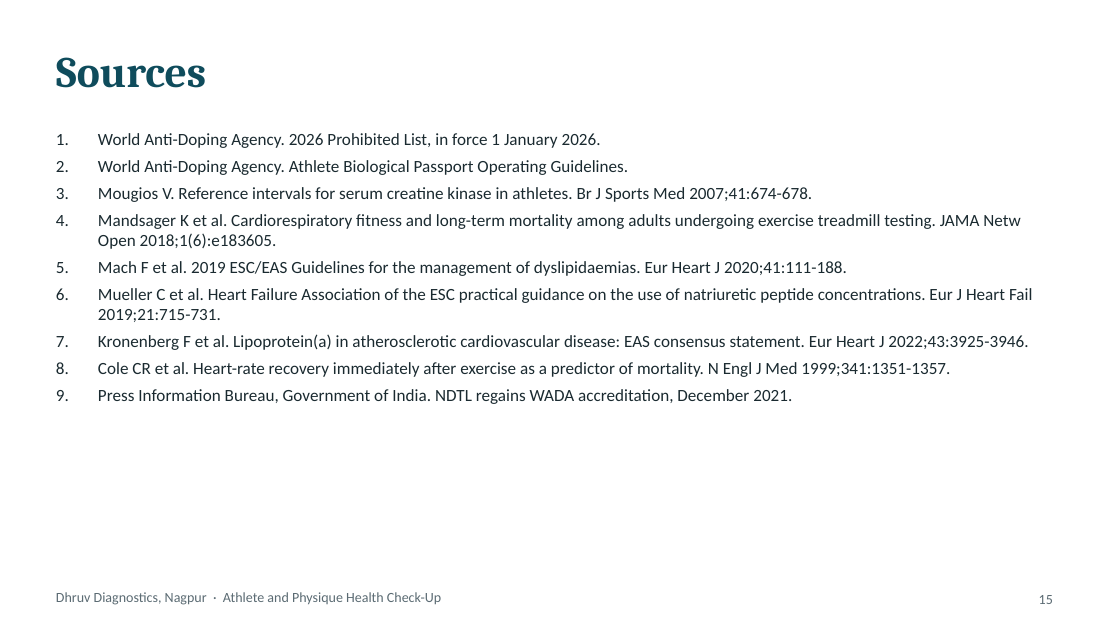
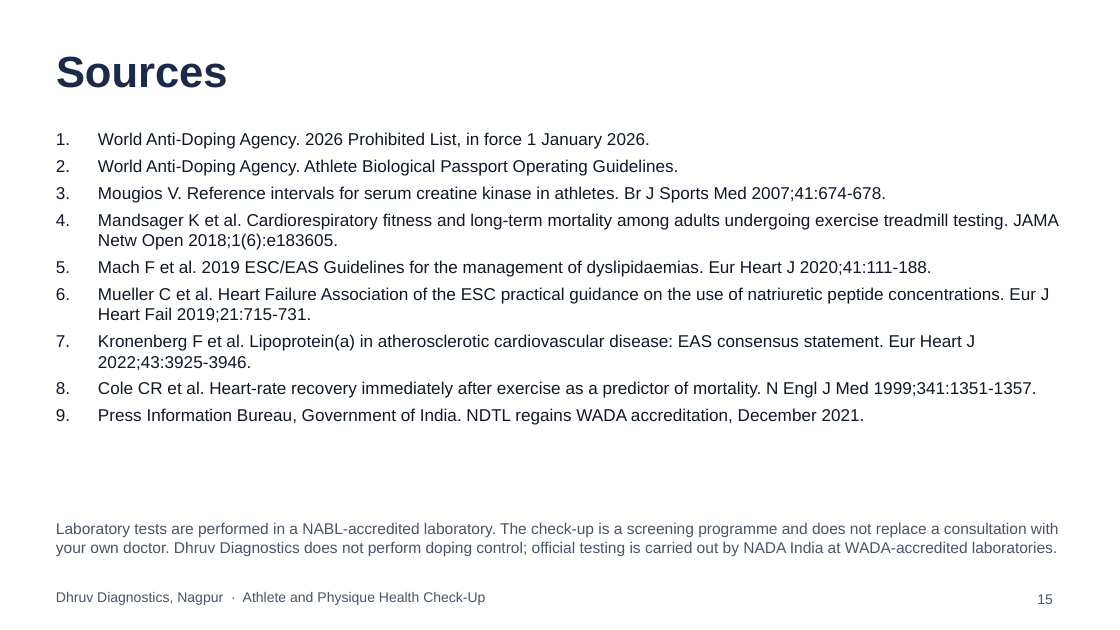
Before and after one commit to Ani6/BlisteringBlockchain, a slide deck: slide 15 of dhruv-athlete-healthcheck/Dhruv_Athlete_Physique_HealthCheck_Deck.pptx. Drawn at 1120x630 pixels with LibreOffice and Linux fonts; fonts in the diff are those of the drawing. Boxes give left, top, right and bottom in pixels: in the first picture for what was removed or moved away, otherwise in the second. Text is boxed around its words. In the diff, an @@ line names an element or a change of style, - is before the commit and + after.

```diff
--- a/dhruv-athlete-healthcheck/Dhruv_Athlete_Physique_HealthCheck_Deck.pptx
+++ b/dhruv-athlete-healthcheck/Dhruv_Athlete_Physique_HealthCheck_Deck.pptx
@@ title "Sources" at box(56, 56, 228, 88): font Cambria to Arial, text colour #0F4C5C to #1B2A4A @@
@@ text "World Anti-Doping Agency. 2026 Prohibited ..." at box(98, 132, 1059, 425): font Calibri to Arial, text colour #1A2A30 to #0F172A @@
@@ text added at box(56, 522, 1059, 556), 10 pt, text #475569 @@
+Laboratory tests are performed in a NABL-accredited laboratory. The check-up is a screening programme and does not replace a consultation with your own doctor. Dhruv Diagnostics does not perform doping control; official testing is carried out by NADA India at WADA-accredited laboratories.
@@ text "Dhruv Diagnostics, Nagpur · Athlete ..." at box(56, 592, 485, 605): font Calibri to Arial, text colour #5B6B73 to #475569 @@
@@ page number at box(1037, 594, 1053, 604): font Calibri to Arial, text colour #5B6B73 to #475569 @@
```
Also in this commit, not shown: 14 other slides changed, 1 slide added, 1 slide removed, 18 other files.
